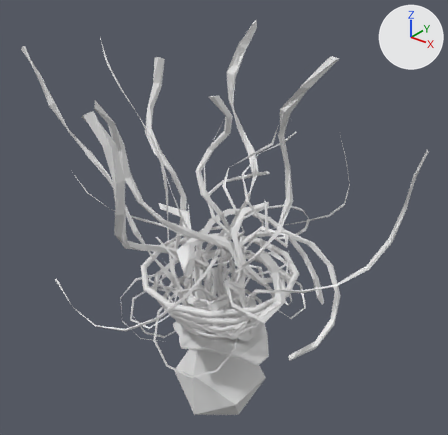
The OBJ model Assets/Models/Shoulder/epaule_0015.obj, before and after one commit.
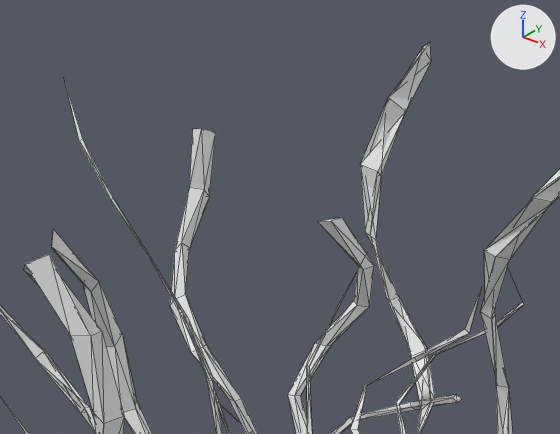
Each version is shown whole from a 50 mm camera at (1.084, -1.33, 1.222) aimed at (-0.029, 0.061, 0.359), then close up on the part from 16% to 70% of the width and 1% to 43% of the height. Every picture has the same lights, and +X, +Y and +Z are marked at upper right. The close-ups show mesh edges as thin lines. Where no turn or scale is listed for an object, it has been applied to the vertices. Vertices at the same position are counted once.

Objects in the first close-up: 'epaule_0015'.
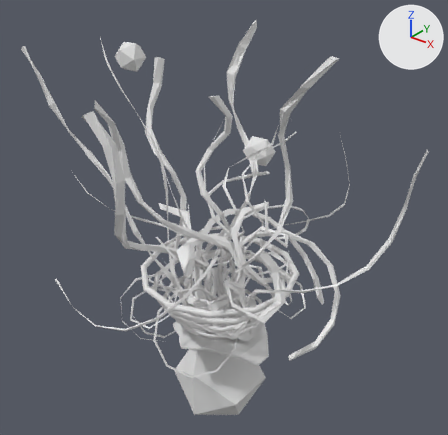
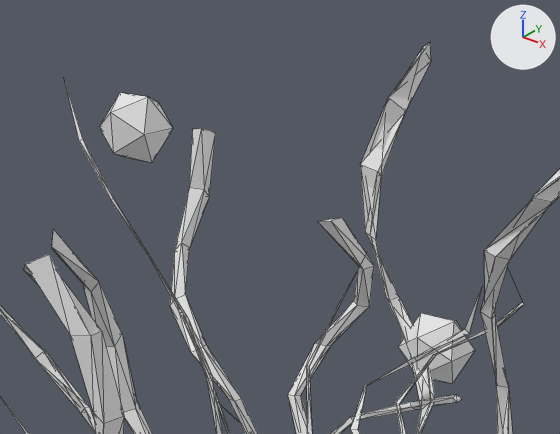
Boxes (x1, y1, x2, y2) around the edits, measured in the close-ups (560 x 434 px):
part 1 of me_epaule_0015, added
    after: (398, 313, 475, 384)
part 2 of me_epaule_0015, added
    after: (99, 92, 173, 163)

The change, as a list of edits to the scene's bpy script:
```text
Change me_epaule_0015:
    where me_epaule_0015.from_pydata(...)  # 2211 vertices, 3646 faces; spans x -0.665..0.598, y -0.466..0.487, z -0.353..0.919
    used by ob_epaule_0015; location = (0.0, 0.0, 0.0)
    me_epaule_0015 part 1: a new loose piece, an icosphere of 20 faces spanning x -0.152..-0.054, y 0.301..0.399, z 0.435..0.534
    me_epaule_0015 part 2: a new loose piece, an icosphere of 20 faces spanning x -0.389..-0.305, y -0.043..0.042, z 0.792..0.877
```
